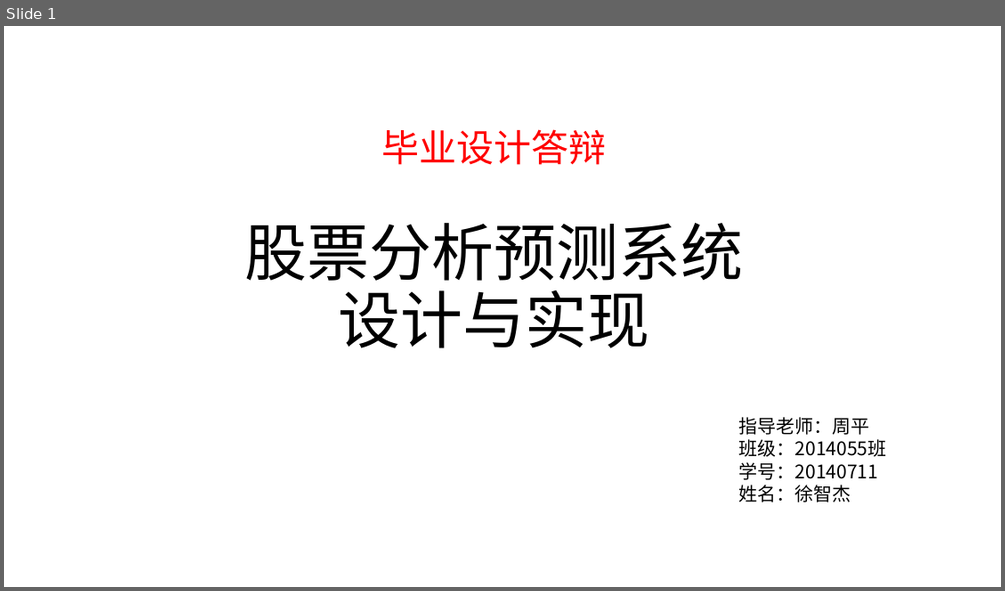
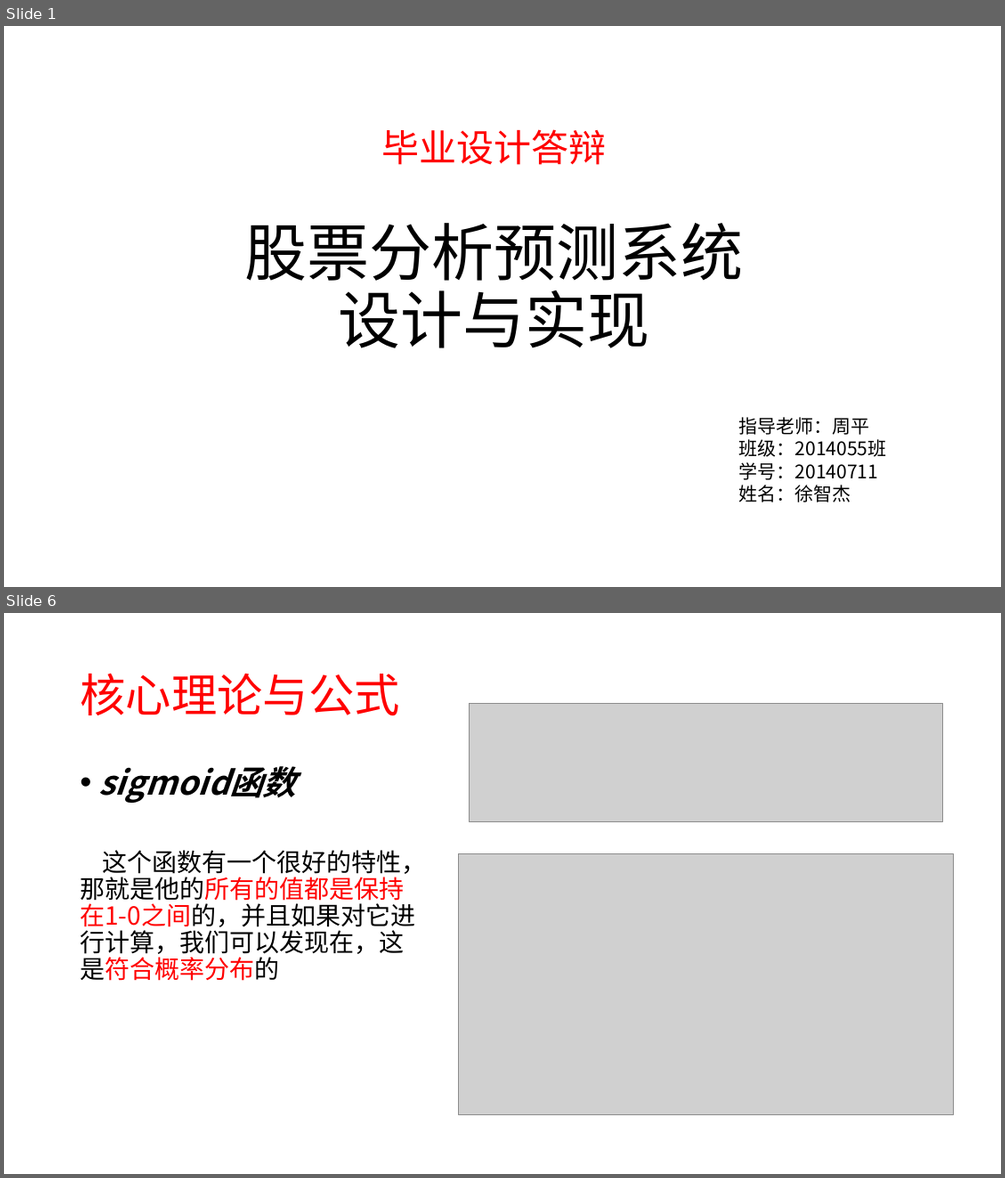
Before and after one commit to xuzj157/StockSyn, a slide deck: doc/股票分析预测系统.pptx. Shown one above the other, each under a label of ours: slide 1 before the commit, slides 1 and 6 after it; the slides between them are not shown. The pictures are 1005x591 and 1005x1178 pixels, drawn with LibreOffice and Linux fonts; fonts in the diff are those of the drawing; grey boxes stand for pictures. Boxes give left, top, right and bottom in pixels: in the first picture for what was removed or moved away, otherwise in the second. Text is boxed around its words. In the diff, an @@ line names an element or a change of style, - is before the commit and + after.

```diff
--- a/doc/股票分析预测系统.pptx
+++ b/doc/股票分析预测系统.pptx
@@ slide 6 added at (4, 613, 1001, 1174), background #FFFFFF @@
@@ title added at (80, 674, 399, 716), 44 pt, text #FF0000 @@
+核心理论与公式
@@ picture added at (469, 704, 942, 821) @@
@@ text added at (80, 766, 426, 981), 24 pt, text #000000 @@
+• sigmoid函数
+这个函数有一个很好的特性，那就是他的所有的值都是保持在1-0之间的，并且如果对它进行计算，我们可以发现在，这是符合概率分布的
@@ picture added at (458, 854, 953, 1114) @@
```
Also in this commit, not shown: 2 slides changed, 5 other slides added, 7 other files.
